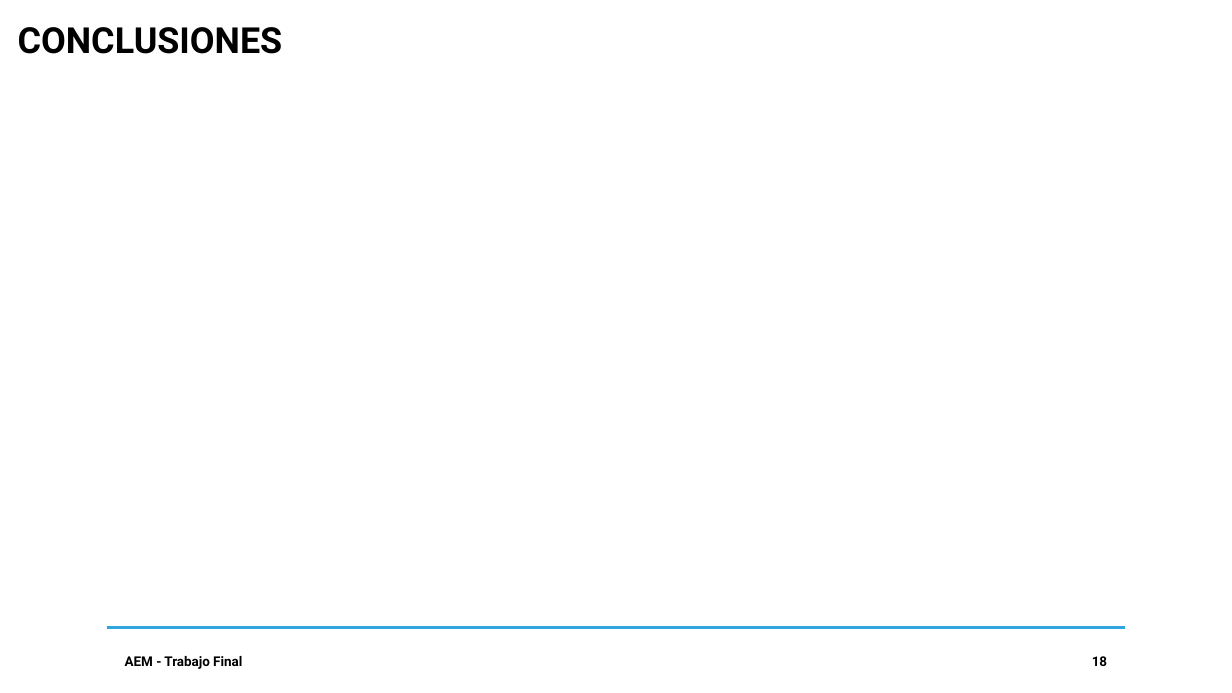
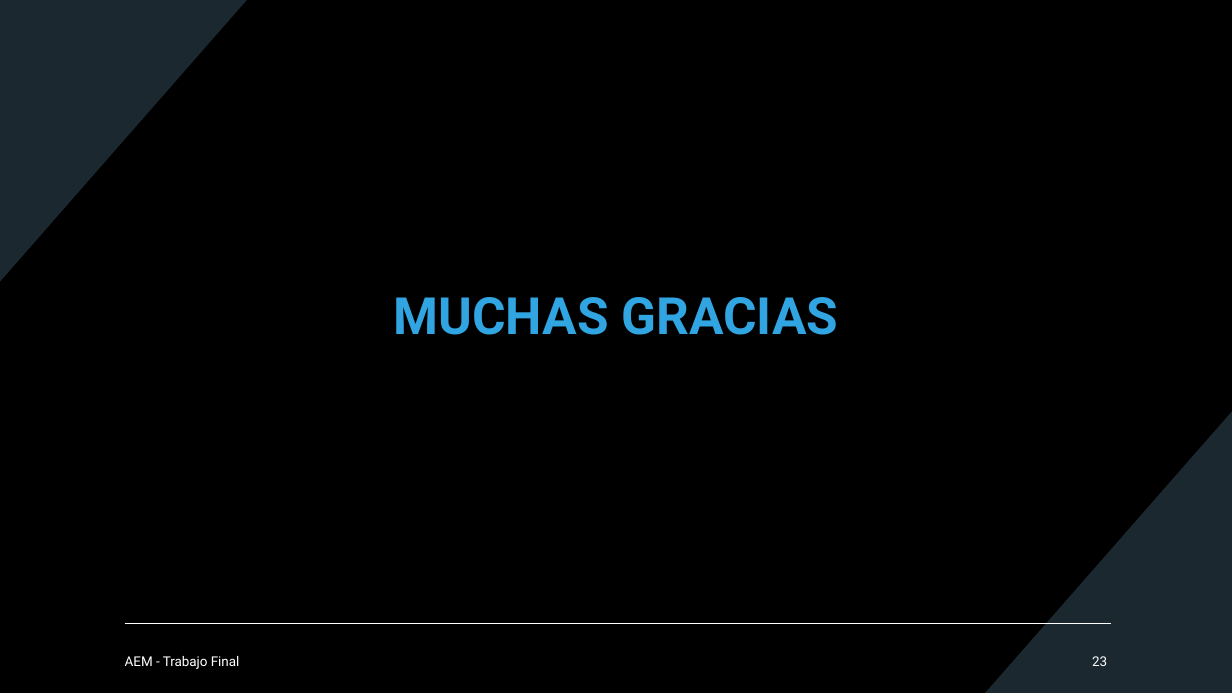
Before and after one commit to DavidGuzzi/MECMT04, a slide deck: slide 23 of AEM PPT 20240930.pptx (slide 18 before the commit). Drawn at 1232x693 pixels with LibreOffice and Linux fonts; fonts in the diff are those of the drawing. Boxes give left, top, right and bottom in pixels: in the first picture for what was removed or moved away, otherwise in the second. Text is boxed around its words. In the diff, an @@ line names an element or a change of style, - is before the commit and + after.

```diff
--- a/AEM PPT 20240930.pptx
+++ b/AEM PPT 20240930.pptx
@@ background #FFFFFF to #000000 @@
@@ freeform shape added at (0, 0, 247, 282), fill #1B2830 @@
@@ text removed at (18, 27, 283, 54) @@
-CONCLUSIONES
@@ title added at (394, 297, 838, 335), 40 pt, text #31A4E2, bold @@
+MUCHAS GRACIAS
@@ freeform shape added at (985, 411, 1232, 693), fill #1B2830 @@
@@ line removed from (106, 628) to (1126, 628) @@
@@ line added from (125, 624) to (1111, 624), #FFFFFF 1 pt @@
@@ text "AEM - Trabajo Final" at (125, 656, 240, 669): text colour #000000 to #FFFFFF, bold off @@
@@ page number at (1092, 656, 1107, 666): text changed; text colour #000000 to #FFFFFF; bold off @@
-18
+23
```
Also in this commit, not shown: 9 other slides changed, 6 slides added, 1 slide removed, 4 other files.
